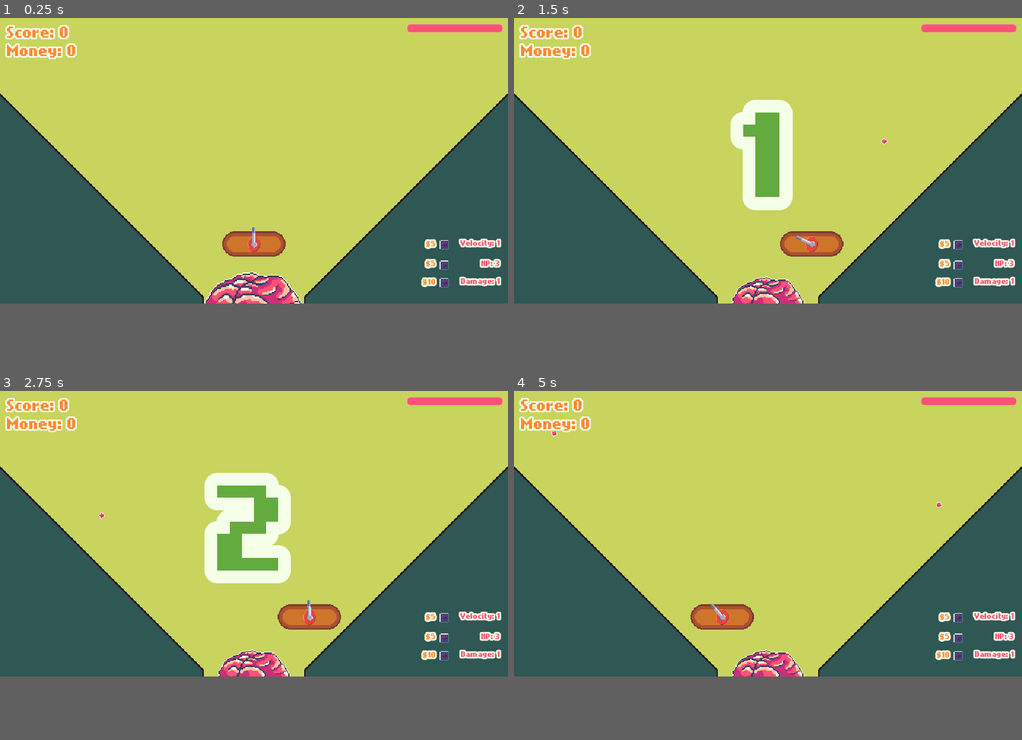
Above: before the commit, frames 1-4 (two rows, left to right).
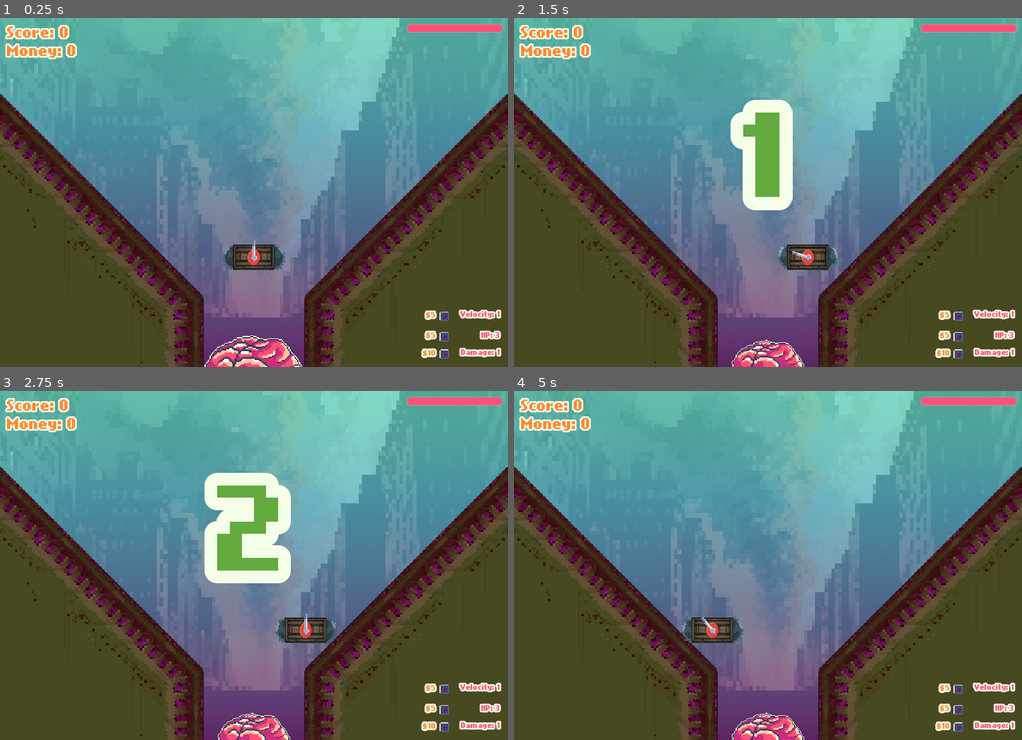
Above: after the commit, the same moments.

Repository: TheVulcoreTeam/zombies-out-of-control
Game: Godot game, scene res://game/game.tscn
The game is run twice, just before and just after one commit, with the same random seed, the same clock (stepped at 60 frames per second) and the same inputs.
Inputs (mouse positions are in pixels of both pictures, inside the frame that each line leads up to):
- Up to frame 1 (0.25 s): no input
- Up to frame 2 (1.5 s): move the mouse to (879, 147) at 0.52 s; press the mouse at (879, 147) at 0.53 s; hold Right (ui_right) 0.53-1.28 s; move the mouse to (666, 175) at 1.27 s; release the mouse at (666, 175) at 1.28 s; hold Left (ui_left) from 1.28 s (still down); click (666, 175) at 1.35 s
- Up to frame 3 (2.75 s): move the mouse to (304, 471) at 2.02 s; release Left (ui_left) at 2.03 s; press the mouse at (304, 471) at 2.03 s; hold Right (ui_right) from 2.03 s (still down)
- Up to frame 4 (5 s): move the mouse to (742, 589) at 2.77 s; release the mouse at (742, 589) at 2.78 s; click (742, 589) at 2.85 s; move the mouse to (920, 575) at 3.52 s; release Right (ui_right) at 3.53 s; press the mouse at (920, 575) at 3.53 s; hold Left (ui_left) from 3.53 s (still down); move the mouse to (615, 492) at 4.27 s; release the mouse at (615, 492) at 4.28 s; click (615, 492) at 4.35 s
The window is 800x450 before the commit and 800x550 after it. Grey fills any space a smaller window leaves; there, only what the larger window draws over its background counts as a difference.

The runs differ from the first frame. In frame 1, 87% of the frame differs, in the area x 0-100%, y 0-100%; in frame 2, 84%; in frame 3, 82%; in frame 4, 87%.

Commit message:
Cambios de arte y mecanicas

Diff:
--- a/default_bus_layout.tres
+++ b/default_bus_layout.tres
@@ -6,11 +6,11 @@
 bus/1/solo = false
 bus/1/mute = false
 bus/1/bypass_fx = false
-bus/1/volume_db = -2.91905
+bus/1/volume_db = 0.265018
 bus/1/send = &"Master"
 bus/2/name = &"bgm"
 bus/2/solo = false
 bus/2/mute = false
 bus/2/bypass_fx = false
-bus/2/volume_db = 0.265018
+bus/2/volume_db = -5.32994
 bus/2/send = &"Master"
--- a/game/actors/paddle/paddle.gd
+++ b/game/actors/paddle/paddle.gd
@@ -10,6 +10,7 @@
 
 func _ready() -> void:
 	store_global_position = global_position
+	$FireTimer.wait_time = Main.stats_bullet_velocity
 
 
 func _physics_process(delta: float) -> void:
@@ -39,5 +40,6 @@
 
 
 func _on_fire_timer_timeout() -> void:
-	create_bullet()
-	$CannonBase/Cannon.play()
+	if Main.is_game_started:
+		create_bullet()
+		$CannonBase/Cannon.play()
--- a/game/actors/paddle/paddle.tscn
+++ b/game/actors/paddle/paddle.tscn
@@ -1,10 +1,29 @@
-[gd_scene load_steps=8 format=3 uid="uid://b2hf3i2w2fntc"]
+[gd_scene load_steps=11 format=3 uid="uid://b2hf3i2w2fntc"]
 
 [ext_resource type="Script" path="res://game/actors/paddle/paddle.gd" id="1_etdiq"]
-[ext_resource type="Texture2D" uid="uid://edbkfxx3jjj4" path="res://game/actors/paddle/paddle.png" id="1_uv5us"]
+[ext_resource type="Texture2D" uid="uid://kd7r0dcr6bf0" path="res://game/actors/paddle/paddle_1.png" id="2_uaqmn"]
+[ext_resource type="Texture2D" uid="uid://2fs1yafo36ct" path="res://game/actors/paddle/paddle_2.png" id="3_2bude"]
 [ext_resource type="Texture2D" uid="uid://dghosv203n4uw" path="res://game/actors/paddle/cannon_base1.png" id="3_uqwmt"]
 [ext_resource type="Texture2D" uid="uid://c256n3pby5yi2" path="res://game/actors/paddle/cannon1.png" id="4_6rhur"]
+[ext_resource type="Texture2D" uid="uid://b2sdqe4xs8dws" path="res://game/actors/paddle/paddle_3.png" id="4_umhci"]
 [ext_resource type="Texture2D" uid="uid://clogolaojggt0" path="res://game/actors/paddle/cannon2.png" id="5_6sqhr"]
+
+[sub_resource type="SpriteFrames" id="SpriteFrames_5v0yd"]
+animations = [{
+"frames": [{
+"duration": 1.0,
+"texture": ExtResource("2_uaqmn")
+}, {
+"duration": 1.0,
+"texture": ExtResource("3_2bude")
+}, {
+"duration": 1.0,
+"texture": ExtResource("4_umhci")
+}],
+"loop": true,
+"name": &"default",
+"speed": 15.0
+}]
 
 [sub_resource type="CapsuleShape2D" id="CapsuleShape2D_gy6gj"]
 radius = 15.0
@@ -28,8 +47,9 @@
 motion_mode = 1
 script = ExtResource("1_etdiq")
 
-[node name="Sprite" type="Sprite2D" parent="."]
-texture = ExtResource("1_uv5us")
+[node name="Sprite" type="AnimatedSprite2D" parent="."]
+sprite_frames = SubResource("SpriteFrames_5v0yd")
+autoplay = "default"
 
 [node name="Collision" type="CollisionShape2D" parent="."]
 rotation = 1.5708
--- a/game/actors/tower_base/tower_base.tscn
+++ b/game/actors/tower_base/tower_base.tscn
@@ -112,6 +112,7 @@
 shape = SubResource("CircleShape2D_3cxdg")
 
 [node name="FireDelay" type="Timer" parent="Sprite/Tower"]
+wait_time = 0.25
 autostart = true
 
 [node name="Anim" type="AnimationPlayer" parent="Sprite"]
--- a/game/autoloads/Main.gd
+++ b/game/autoloads/Main.gd
@@ -1,6 +1,7 @@
 extends Node
 
 var difficulty := 1.0
+var is_game_started := false
 
 var score := 0:
 	set(value):
@@ -35,7 +36,7 @@
 var stats_bullet_damage := 1
 var stats_bullet_damage_price := 10
 
-var stats_bullet_velocity := 1
+var stats_bullet_velocity := 0.2
 var stats_bullet_velocity_price := 5
 
 var stats_hp_max := 3
--- a/game/enemies/zombies/zombie.gd
+++ b/game/enemies/zombies/zombie.gd
@@ -31,6 +31,7 @@
 		get_node("Aargh" + str(randi_range(1, 5))).play()
 
 	$Collision.call_deferred("set_disabled", true)
+	$HurtArea/Collision.call_deferred("set_disabled", true)
 	$HP.hide()
 	$Anim.play("DEAD")
 
--- a/game/enemies/zombies/zombie.tscn
+++ b/game/enemies/zombies/zombie.tscn
@@ -1,13 +1,18 @@
-[gd_scene load_steps=20 format=3 uid="uid://cgtdy5ebiqdf1"]
+[gd_scene load_steps=25 format=3 uid="uid://cgtdy5ebiqdf1"]
 
 [ext_resource type="Texture2D" uid="uid://dx8xy0mikng2x" path="res://game/enemies/zombies/zombies_1.png" id="1_g7beu"]
 [ext_resource type="Script" path="res://game/enemies/zombies/zombie.gd" id="1_xulm4"]
 [ext_resource type="Texture2D" uid="uid://ca13rwkefj7le" path="res://game/enemies/zombies/zombies_2.png" id="2_kdwal"]
 [ext_resource type="Texture2D" uid="uid://cfdcgag7xxi60" path="res://game/enemies/zombies/zombies_3.png" id="3_i0kki"]
 [ext_resource type="AudioStream" uid="uid://0ihmv3pmcp2t" path="res://game/audio/sfx/aargh_1.ogg" id="5_5wstb"]
+[ext_resource type="Texture2D" uid="uid://cxt67n4lw1wf2" path="res://game/enemies/zombies/zombies_4.png" id="5_lc70d"]
 [ext_resource type="AudioStream" uid="uid://dw2faeutu1487" path="res://game/audio/sfx/aargh_2.ogg" id="6_1cbxr"]
+[ext_resource type="Texture2D" uid="uid://mpkaoxs7ng42" path="res://game/enemies/zombies/zombies_5.png" id="6_5wlrn"]
+[ext_resource type="Texture2D" uid="uid://bljt74mljejsq" path="res://game/enemies/zombies/zombies_6.png" id="7_syk0d"]
 [ext_resource type="AudioStream" uid="uid://ct1p0mh203dmq" path="res://game/audio/sfx/aargh_3.ogg" id="7_vcmlj"]
 [ext_resource type="AudioStream" uid="uid://dpa1uhxlmgk8w" path="res://game/audio/sfx/aargh_4.ogg" id="8_2x848"]
+[ext_resource type="Texture2D" uid="uid://cf1hnokxqt16m" path="res://game/enemies/zombies/zombies_7.png" id="8_hdkfo"]
+[ext_resource type="Texture2D" uid="uid://bgkjnfo5ft8fe" path="res://game/enemies/zombies/zombies_8.png" id="9_ayfxo"]
 [ext_resource type="AudioStream" uid="uid://dqwehmkaqu537" path="res://game/audio/sfx/aargh_5.ogg" id="9_t0ric"]
 
 [sub_resource type="PhysicsMaterial" id="PhysicsMaterial_xnpc4"]
@@ -24,10 +29,25 @@
 }, {
 "duration": 1.0,
 "texture": ExtResource("3_i0kki")
+}, {
+"duration": 1.0,
+"texture": ExtResource("5_lc70d")
+}, {
+"duration": 1.0,
+"texture": ExtResource("6_5wlrn")
+}, {
+"duration": 1.0,
+"texture": ExtResource("7_syk0d")
+}, {
+"duration": 1.0,
+"texture": ExtResource("8_hdkfo")
+}, {
+"duration": 1.0,
+"texture": ExtResource("9_ayfxo")
 }],
 "loop": true,
 "name": &"default",
-"speed": 5.0
+"speed": 10.0
 }]
 
 [sub_resource type="CircleShape2D" id="CircleShape2D_o4bu2"]
@@ -52,7 +72,6 @@
 
 [sub_resource type="Animation" id="Animation_o4qjw"]
 resource_name = "DEAD"
-length = 0.4
 tracks/0/type = "value"
 tracks/0/imported = false
 tracks/0/enabled = true
@@ -170,31 +189,31 @@
 
 [node name="Aargh1" type="AudioStreamPlayer2D" parent="."]
 stream = ExtResource("5_5wstb")
-pitch_scale = 2.0
+pitch_scale = 0.5
 max_distance = 640.0
 bus = &"sfx"
 
 [node name="Aargh2" type="AudioStreamPlayer2D" parent="."]
 stream = ExtResource("6_1cbxr")
-pitch_scale = 2.0
+pitch_scale = 0.5
 max_distance = 640.0
 bus = &"sfx"
 
 [node name="Aargh3" type="AudioStreamPlayer2D" parent="."]
 stream = ExtResource("7_vcmlj")
-pitch_scale = 2.0
+pitch_scale = 0.5
 max_distance = 640.0
 bus = &"sfx"
 
 [node name="Aargh4" type="AudioStreamPlayer2D" parent="."]
 stream = ExtResource("8_2x848")
-pitch_scale = 2.0
+pitch_scale = 0.5
 max_distance = 640.0
 bus = &"sfx"
 
 [node name="Aargh5" type="AudioStreamPlayer2D" parent="."]
 stream = ExtResource("9_t0ric")
-pitch_scale = 2.0
+pitch_scale = 0.5
 max_distance = 640.0
 bus = &"sfx"
 
--- a/game/game.gd
+++ b/game/game.gd
@@ -1,7 +1,6 @@
 extends Node2D
 
 const ZOMBIE = preload("res://game/enemies/zombies/zombie.tscn")
-
 
 func _ready() -> void:
 	randomize()
@@ -47,8 +46,8 @@
 
 
 func _on_timer_timeout() -> void:
-	create_zombie()
-	$Timer.wait_time = clamp($Timer.wait_time - 0.01, 1, 3)
+	if Main.is_game_started:
+		create_zombie()
 
 
 func _on_score_added():
@@ -138,3 +137,5 @@
 		for tower in towers:
 			tower.show()
 			await get_tree().create_timer(0.15).timeout
+
+		Main.is_game_started = true
--- a/game/game.tscn
+++ b/game/game.tscn
@@ -1,8 +1,8 @@
 [gd_scene load_steps=35 format=3 uid="uid://uuai23oekr12"]
 
-[ext_resource type="Texture2D" uid="uid://c17qtengxgjv5" path="res://game/background/background.png" id="1_hjkjo"]
 [ext_resource type="Script" path="res://game/game.gd" id="1_n2a17"]
 [ext_resource type="PackedScene" uid="uid://btrtvj117be6s" path="res://game/actors/tower_base/tower_base.tscn" id="2_4mh7s"]
+[ext_resource type="Texture2D" uid="uid://dk0jtcrk5l6dq" path="res://game/background/new_background.png" id="2_85lwy"]
 [ext_resource type="Texture2D" uid="uid://q55cguym8uxt" path="res://game/ui/shop_button/button-normal.png" id="5_bwq4w"]
 [ext_resource type="PackedScene" uid="uid://b2hf3i2w2fntc" path="res://game/actors/paddle/paddle.tscn" id="5_h0hs6"]
 [ext_resource type="Texture2D" uid="uid://dxkq86qg156m5" path="res://game/ui/shop_button/button-pressed.png" id="6_17dtk"]
@@ -292,12 +292,12 @@
 script = ExtResource("1_n2a17")
 
 [node name="Background" type="Sprite2D" parent="."]
-texture = ExtResource("1_hjkjo")
+texture = ExtResource("2_85lwy")
 centered = false
 metadata/_edit_lock_ = true
 
 [node name="Timer" type="Timer" parent="."]
-wait_time = 5.0
+wait_time = 0.3
 autostart = true
 
 [node name="Difficulty" type="Timer" parent="."]
@@ -314,7 +314,7 @@
 metadata/_edit_lock_ = true
 
 [node name="Collision" type="CollisionPolygon2D" parent="Left"]
-polygon = PackedVector2Array(0, 96, 256, 352, 256, 360, 0, 360)
+polygon = PackedVector2Array(0, 96, 256, 352, 256, 440, 0, 440)
 metadata/_edit_lock_ = true
 
 [node name="Right" type="StaticBody2D" parent="."]
@@ -325,7 +325,7 @@
 
 [node name="Collision" type="CollisionPolygon2D" parent="Right"]
 position = Vector2(129, -14)
-polygon = PackedVector2Array(189, 110, -67, 366, -67, 374, 189, 374)
+polygon = PackedVector2Array(189, 110, -67, 366, -67, 454, 189, 454)
 metadata/_edit_lock_ = true
 
 [node name="TowerBase1" parent="." groups=["Tower"] instance=ExtResource("2_4mh7s")]
@@ -365,7 +365,7 @@
 position = Vector2(425, 220)
 
 [node name="Paddle" parent="." instance=ExtResource("5_h0hs6")]
-position = Vector2(320, 285)
+position = Vector2(320, 302)
 platform_on_leave = 1
 
 [node name="BuyTurret" type="TextureButton" parent="."]
@@ -423,7 +423,7 @@
 bus = &"bgm"
 
 [node name="Brain" parent="." instance=ExtResource("11_0w71a")]
-position = Vector2(320, 343)
+position = Vector2(320, 423)
 
 [node name="HP" type="ProgressBar" parent="."]
 offset_left = 513.0
@@ -438,9 +438,9 @@
 
 [node name="BulletDamage" type="Label" parent="."]
 offset_left = 542.0
-offset_top = 326.0
+offset_top = 416.0
 offset_right = 630.0
-offset_bottom = 340.0
+offset_bottom = 430.0
 text = "Damage: 1"
 label_settings = SubResource("LabelSettings_2pvbi")
 horizontal_alignment = 2
@@ -478,9 +478,9 @@
 
 [node name="BulletVelocity" type="Label" parent="."]
 offset_left = 542.0
-offset_top = 278.0
+offset_top = 368.0
 offset_right = 630.0
-offset_bottom = 292.0
+offset_bottom = 382.0
 text = "Velocity: 1"
 label_settings = SubResource("LabelSettings_y2n6i")
 horizontal_alignment = 2
@@ -518,9 +518,9 @@
 
 [node name="MaxHP" type="Label" parent="."]
 offset_left = 542.0
-offset_top = 304.0
+offset_top = 394.0
 offset_right = 630.0
-offset_bottom = 318.0
+offset_bottom = 408.0
 text = "HP: 3"
 label_settings = SubResource("LabelSettings_y2n6i")
 horizontal_alignment = 2
--- a/project.godot
+++ b/project.godot
@@ -23,7 +23,7 @@
 [display]
 
 window/size/viewport_width=640
-window/size/viewport_height=360
+window/size/viewport_height=440
 window/size/window_width_override=1280
 window/size/window_height_override=720
 window/stretch/mode="canvas_items"
Binary file added: game/actors/paddle/paddle_1.png
Not shown, added: game/actors/paddle/paddle_1.png.import
Binary file added: game/actors/paddle/paddle_2.png
Not shown, added: game/actors/paddle/paddle_2.png.import
Binary file added: game/actors/paddle/paddle_3.png
Not shown, added: game/actors/paddle/paddle_3.png.import
Binary file added: game/background/new_background.png
Not shown, added: game/background/new_background.png.import
Binary file added: game/enemies/zombies/zombies_1.gif
Binary file changed: game/enemies/zombies/zombies_1.png
Binary file changed: game/enemies/zombies/zombies_2.png
Binary file changed: game/enemies/zombies/zombies_3.png
(and 12 more such lines)
